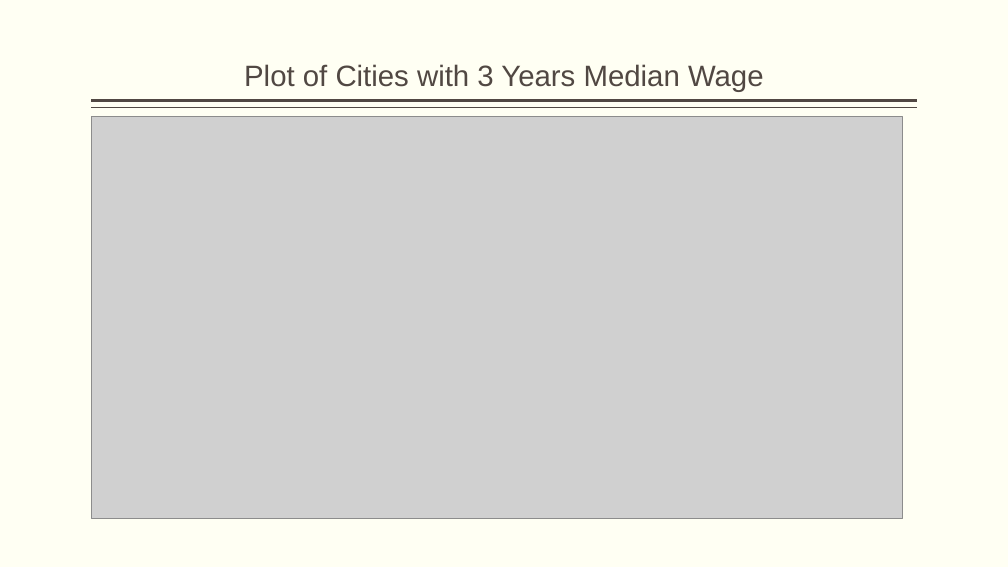
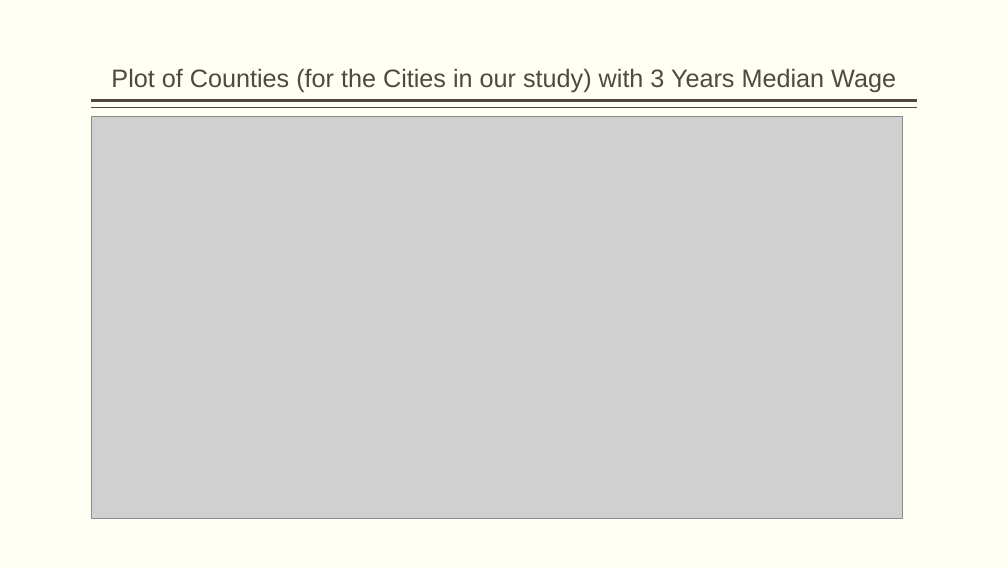
Before and after one commit to vsmolina/fiber_group, a slide deck: slide 7 of reports/Fiber_Group_Presenetation_FINAL.pptx. Drawn at 1008x567 pixels with LibreOffice and Linux fonts; fonts in the diff are those of the drawing; grey boxes stand for pictures. Boxes give left, top, right and bottom in pixels: in the first picture for what was removed or moved away, otherwise in the second. Text is boxed around its words. In the diff, an @@ line names an element or a change of style, - is before the commit and + after.

Commit message:
cn

```diff
--- a/reports/Fiber_Group_Presenetation_FINAL.pptx
+++ b/reports/Fiber_Group_Presenetation_FINAL.pptx
@@ title at (x1=111, y1=68, x2=896, y2=93): text changed; size 28 to 24 pt @@
-Plot of Cities with 3 Years Median Wage
+Plot of Counties (for the Cities in our study) with 3 Years Median Wage
```
Also in this commit, not shown: 1 other slide changed.
